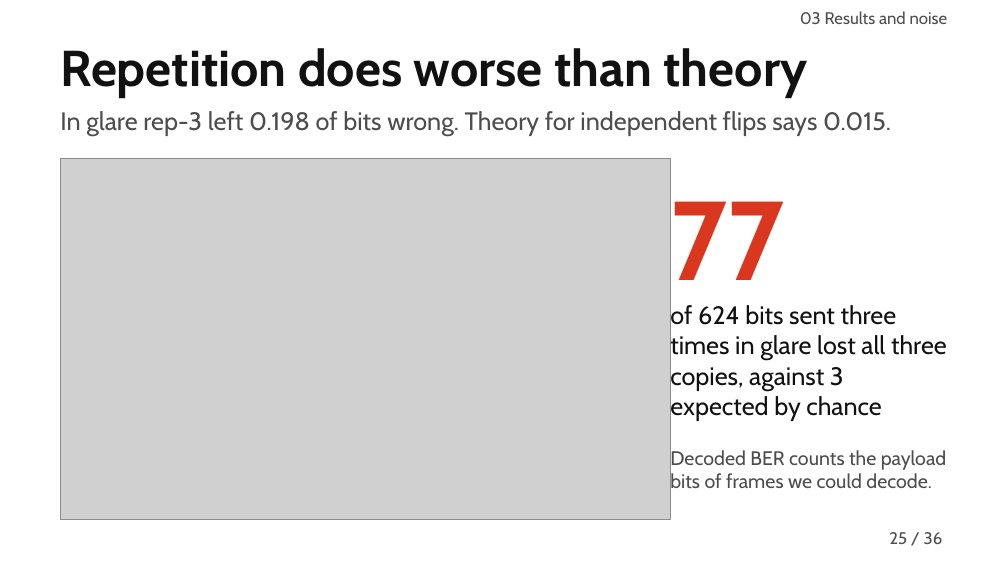
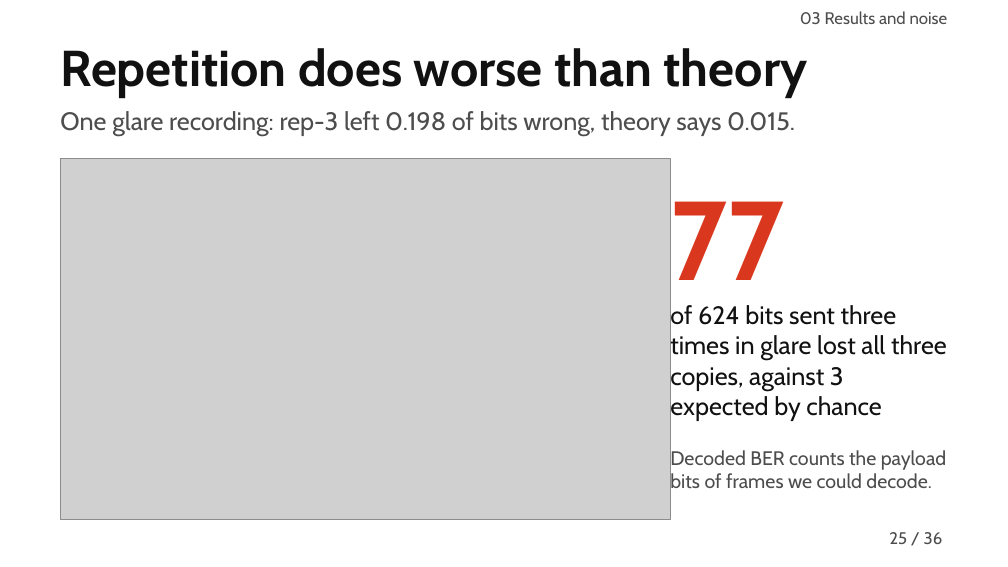
Before and after one commit to MuhammadMaazA/SamplingCW, a slide deck: slide 25 of presentation/gridlink-presentation.pptx. Drawn at 1008x567 pixels with LibreOffice and Linux fonts; fonts in the diff are those of the drawing; grey boxes stand for pictures. Boxes give left, top, right and bottom in pixels: in the first picture for what was removed or moved away, otherwise in the second. Text is boxed around its words. In the diff, an @@ line names an element or a change of style, - is before the commit and + after.

```diff
--- a/presentation/gridlink-presentation.pptx
+++ b/presentation/gridlink-presentation.pptx
@@ text at [60, 111, 795, 136]: text changed @@
-In glare rep-3 left 0.198 of bits wrong. Theory for independent flips says 0.015.
+One glare recording: rep-3 left 0.198 of bits wrong, theory says 0.015.
```
Also in this commit, not shown: 2 other slides changed, 7 other files.
